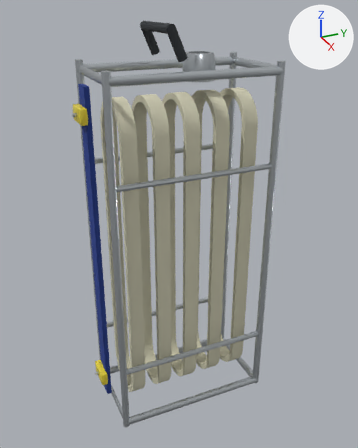
A saved change to the glTF model assets/liederbach/equipment/hose_basket_2.glb.
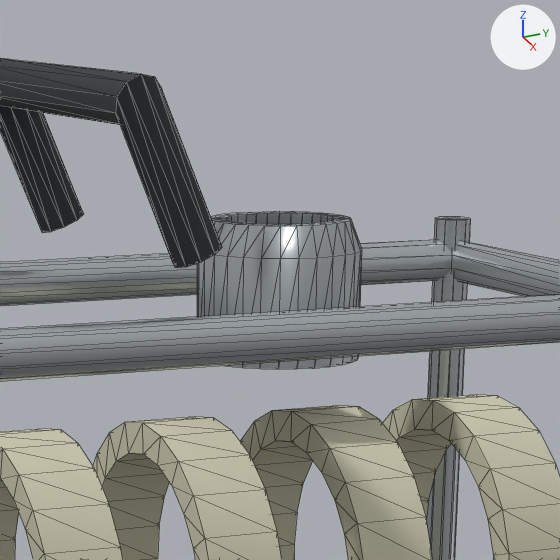
Old and new are each drawn whole from a camera (50 mm lens) standing at (1.003, -0.434, 0.513) and looking at (0.001, 0.017, 0.013) and again close up on the part from 40% to 71% of the width and 2% to 27% of the height. The axes (+X, +Y, +Z) are drawn at upper right. The lights are the same throughout. The older version's two pictures come first. The close-ups show mesh edges as thin lines. Where no turn or scale is listed for an object, it has been applied to the vertices. Vertices at exactly the same position are counted once.

Before the edit, the objects in view are built like this:
```python
me_hose_basket_2 = bpy.data.meshes.new('hose_basket_2')
me_hose_basket_2.from_pydata(...)  # 1084 vertices, 2112 faces; spans x -0.108..0.108, y -0.217..0.217, z -0.468..0.468
# faces by material slot: [1040, 768, 76, 12, 216]
me_hose_basket_2.materials.append(mat_training_hose)  # pale yellow #d3d0b6
me_hose_basket_2.materials.append(mat_training_steel)  # light grey #c5cbd0
me_hose_basket_2.materials.append(mat_training_black)  # dark grey #282d31
me_hose_basket_2.materials.append(mat_training_strap)  # blue #243e90
me_hose_basket_2.materials.append(mat_training_yellow)  # yellow #ebd73c
ob_hose_basket_2 = bpy.data.objects.new('hose_basket_2', me_hose_basket_2)
ob_hose_basket_2.location = (0.0, 0.0, 0.0)
```
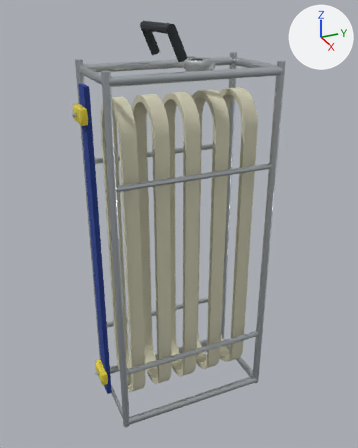
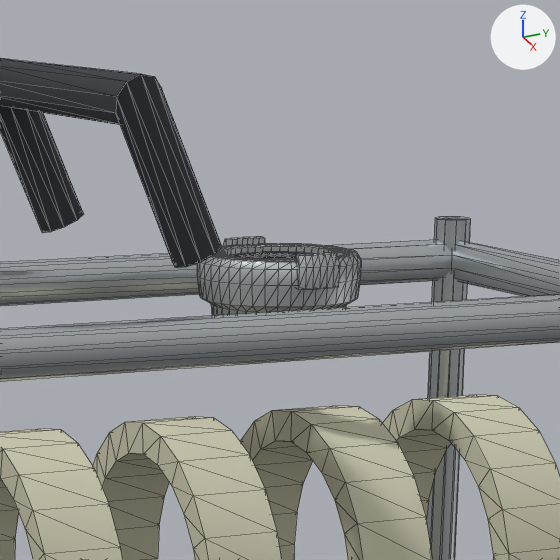
What changed in the scene script:
```text
Add mat_training_rubber:
    mat_training_rubber = principled_material('training_rubber')
    mat_training_rubber.base_color = (0.034, 0.039, 0.043)  # dark grey #34383a
    mat_training_rubber.roughness = 0.91
Add mat_training_cast_metal:
    mat_training_cast_metal = principled_material('training_cast_metal')
    mat_training_cast_metal.base_color = (0.53, 0.56, 0.57)  # light grey #c0c5c7
    mat_training_cast_metal.metallic = 0.68
    mat_training_cast_metal.roughness = 0.51
Change me_hose_basket_2:
    used by ob_hose_basket_2; location = (0.0, 0.0, 0.0)
    remove me_hose_basket_2.from_pydata(...)  # 1084 vertices, 2112 faces; spans x -0.108..0.108, y -0.217..0.217, z -0.468..0.468
    add me_hose_basket_2.from_pydata(...)  # 1974 vertices, 3884 faces; spans x -0.108..0.108, y -0.217..0.217, z -0.468..0.468
    me_hose_basket_2 part 1: a new loose piece, a torus around z (ring radius 0.0243, tube radius 0.0013) spanning x -0.026..0.0251, y 0.04..0.0911, z 0.3874..0.39, in mat_training_rubber (dark grey #34383a)
    me_hose_basket_2 part 2: a new loose piece of 320 vertices spanning x -0.036..0.035, y 0.03..0.101, z 0.363..0.392, in mat_training_cast_metal (light grey #c0c5c7)
    me_hose_basket_2 part 3: a new loose piece of 35 vertices spanning x 0.03..0.038, y 0.056..0.075, z 0.382..0.395, in mat_training_cast_metal (light grey #c0c5c7)
    me_hose_basket_2 part 4: a new loose piece of 35 vertices spanning x -0.039..-0.03, y 0.056..0.075, z 0.382..0.395, in mat_training_cast_metal (light grey #c0c5c7)
    me_hose_basket_2 part 5: 111 vertices moved from x -0.036..0.035, y 0.03..0.101, z 0.349..0.406 to x -0.032..0.031, y 0.034..0.094, z 0.389..0.393; 29 vertices removed from x -0.036..0.03, y 0.035..0.096, z 0.349..0.406; 209 vertices added at x -0.032..0.03, y 0.035..0.097, z 0.389..0.393
    add me_hose_basket_2.materials.append(mat_training_cast_metal)  # light grey #c0c5c7
    add me_hose_basket_2.materials.append(mat_training_rubber)  # dark grey #34383a
```

Location of each change, [x1, y1, x2, y2] in pixels of the close-ups (560 x 560 px):
part 1 of me_hose_basket_2, added: after [232, 253, 306, 258]
part 2 of me_hose_basket_2, added: after [197, 245, 362, 316]
part 3 of me_hose_basket_2, added: after [295, 252, 340, 290]
part 4 of me_hose_basket_2, added: after [223, 237, 265, 246]
part 5 of me_hose_basket_2, cut back (mostly hidden afterwards): before [211, 211, 362, 258]; after [221, 243, 352, 258]
